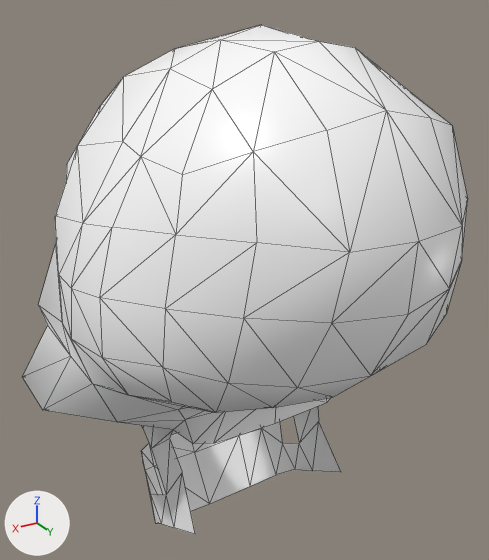
The glTF model character/skull.glb, before and after one commit.
Camera for both pictures: a camera (50 mm lens) standing at (0.434, 0.657, 0.549) and looking at (-0.011, -0.085, 0.178). Every picture has the same lights, and +X, +Y and +Z are marked at lower left. Mesh edges are drawn as thin lines. Vertices at the same position are counted once.

The first picture shows 'Skull'.
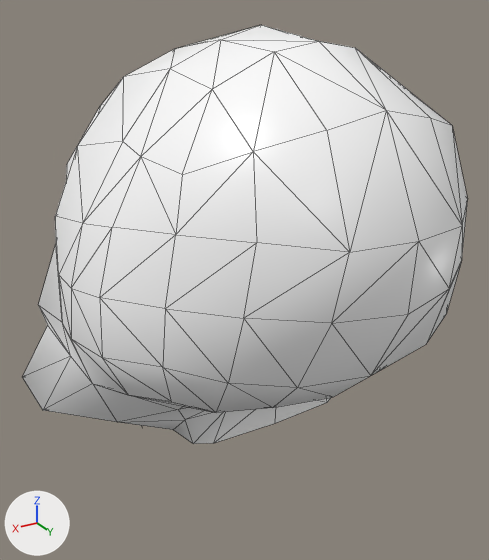
Edits to the bpy script that builds the scene:
```text
Change me_cube_001:
    used by ob_skull; location = (0.0, 0.0, 0.0)
    remove me_cube_001.from_pydata(...)  # 198 vertices, 338 faces; spans x -0.281..0.281, y -0.359..0.241, z -0.287..0.511
    add me_cube_001.from_pydata(...)  # 165 vertices, 294 faces; spans x -0.281..0.281, y -0.359..0.241, z -0.078..0.511
    me_cube_001 part 1
    33 vertices are removed from x -0.127..0.127, y -0.26..0.013, z -0.287..-0.019
    44 faces are deleted
```

Where the change shows, as pixel boxes [x1, y1, x2, y2] in the pictures (489 x 560 px):
'Skull', reshaped (18% shorter): before [23, 25, 467, 534]; after [23, 25, 467, 444]
part 1 of me_cube_001, deleted: before [141, 406, 341, 534]
